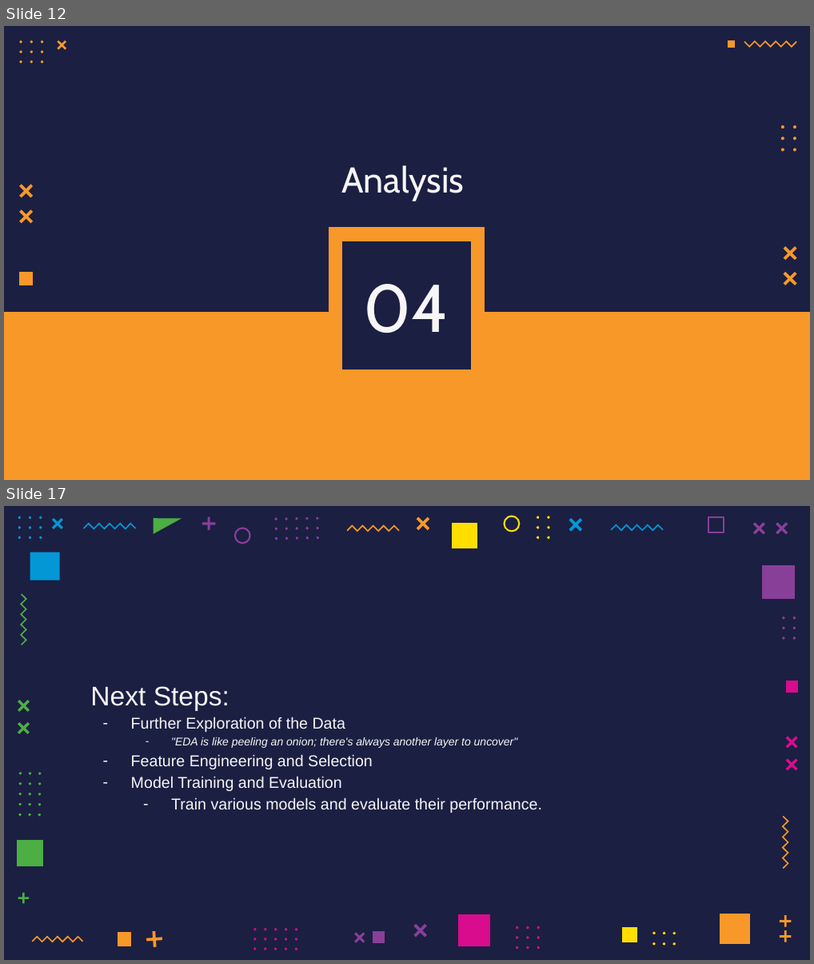
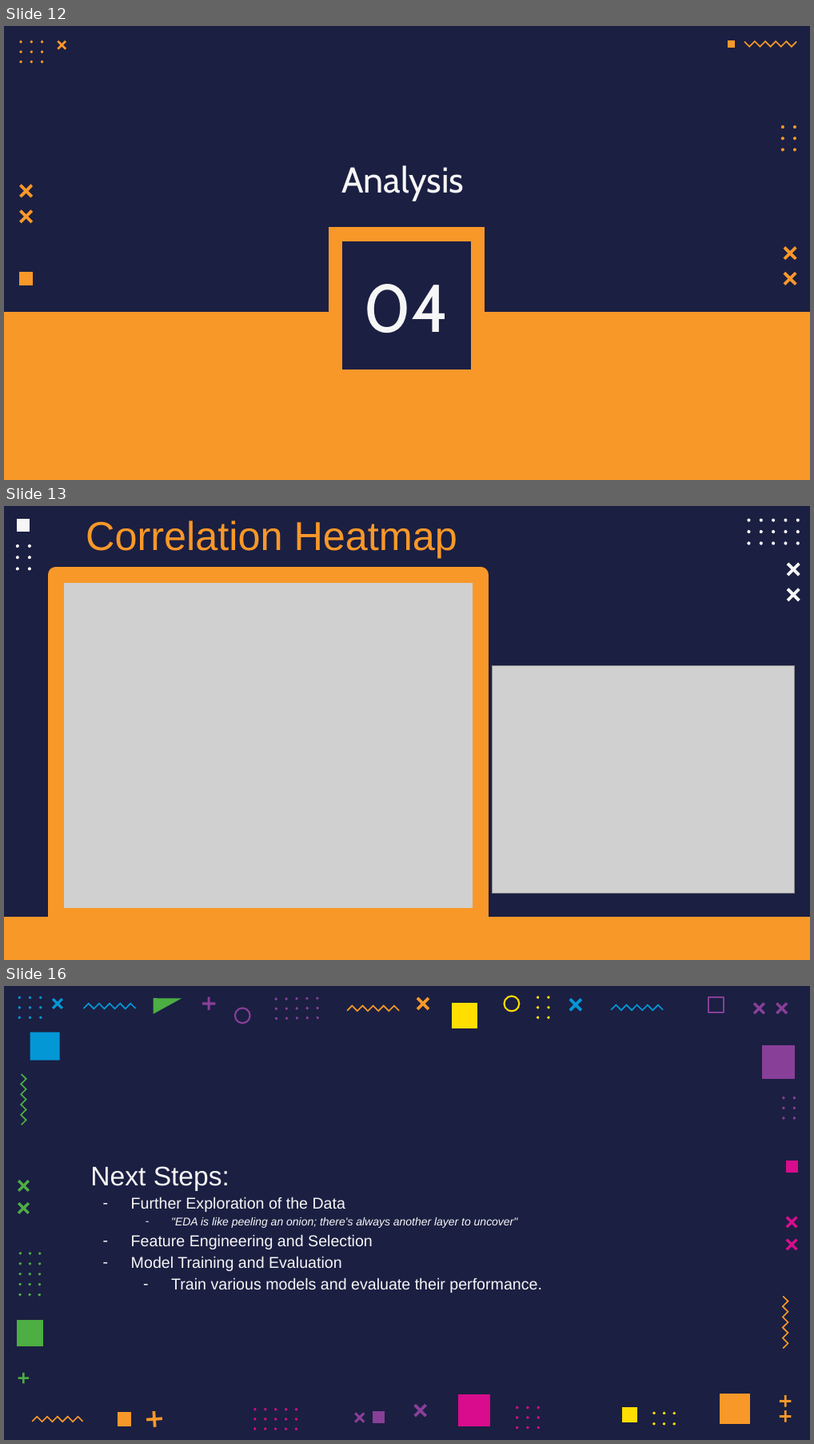
Before and after one commit to F102M8/data-science-project, a slide deck: presentation/GAME.pptx. Shown one above the other, each under a label of ours: slides 12 and 17 before the commit, slides 12, 13 and 16 after it; the slides between them are not shown. The pictures are 814x964 and 814x1444 pixels, drawn with LibreOffice and Linux fonts; fonts in the diff are those of the drawing; grey boxes stand for pictures. Boxes give left, top, right and bottom in pixels: in the first picture for what was removed or moved away, otherwise in the second. Text is boxed around its words. In the diff, an @@ line names an element or a change of style, - is before the commit and + after.

```diff
--- a/presentation/GAME.pptx
+++ b/presentation/GAME.pptx
@@ slide 13 added at (4, 506, 810, 960), background #1B1F42 @@
@@ freeform shape added at (16, 518, 30, 532), fill #F6F6F6 @@
@@ text added at (86, 520, 458, 558), 36 pt, text #F89829 @@
+Correlation Heatmap
@@ group added at (747, 518, 801, 544): 15 freeform shapes @@
@@ group added at (15, 544, 31, 571): 6 freeform shapes @@
@@ rectangle added at (56, 575, 481, 916), outline #F89829 14.5 pt @@
@@ freeform shape added at (787, 563, 801, 576), fill #F6F6F6 @@
@@ picture added at (50, 580, 475, 915) @@
@@ freeform shape added at (787, 588, 801, 602), fill #F6F6F6 @@
@@ picture added at (493, 666, 795, 893) @@
@@ freeform shape added at (4, 916, 810, 959), fill #F89829 @@
@@ what was slide 17 is now slide 16 @@
```
Also in this commit, not shown: 3 slides changed, 3 other slides added, 5 slides removed.
